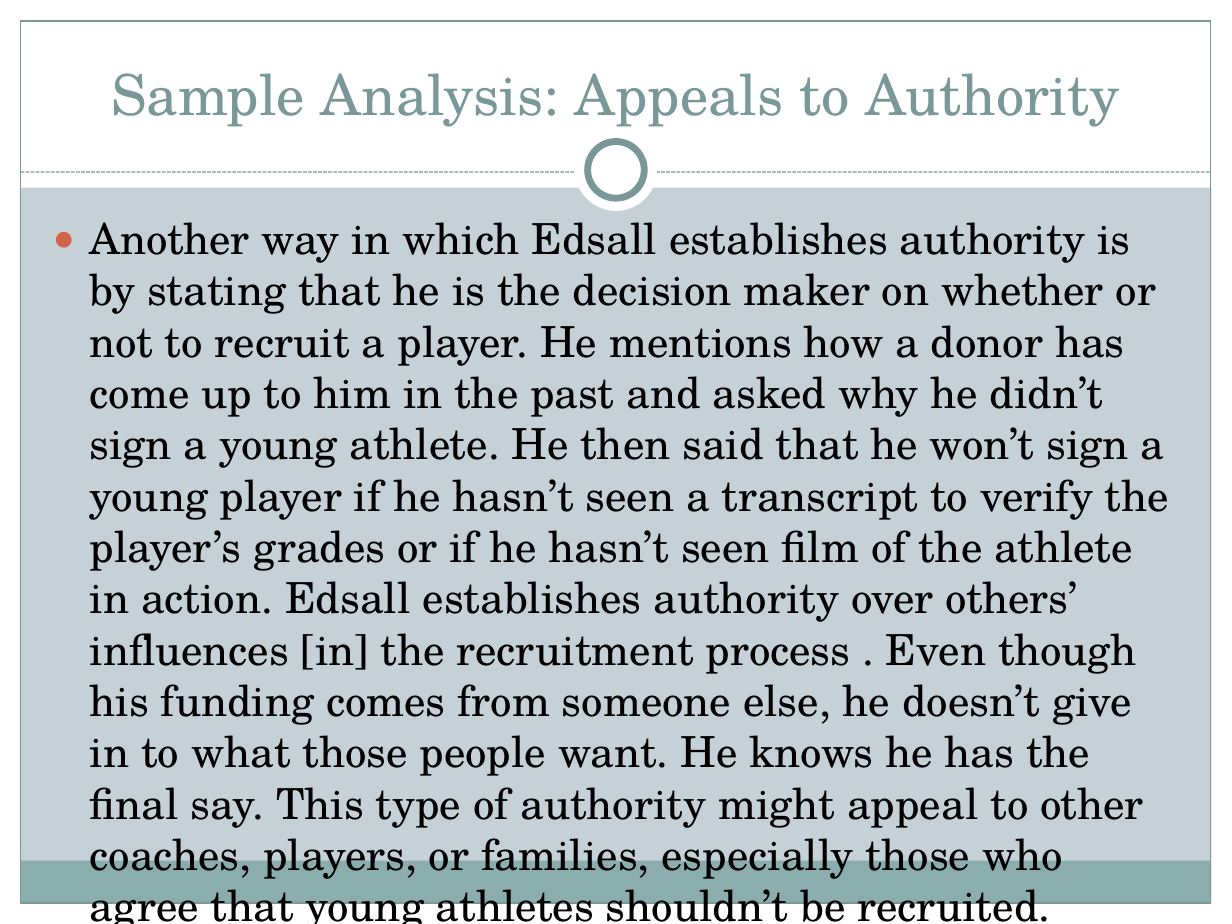
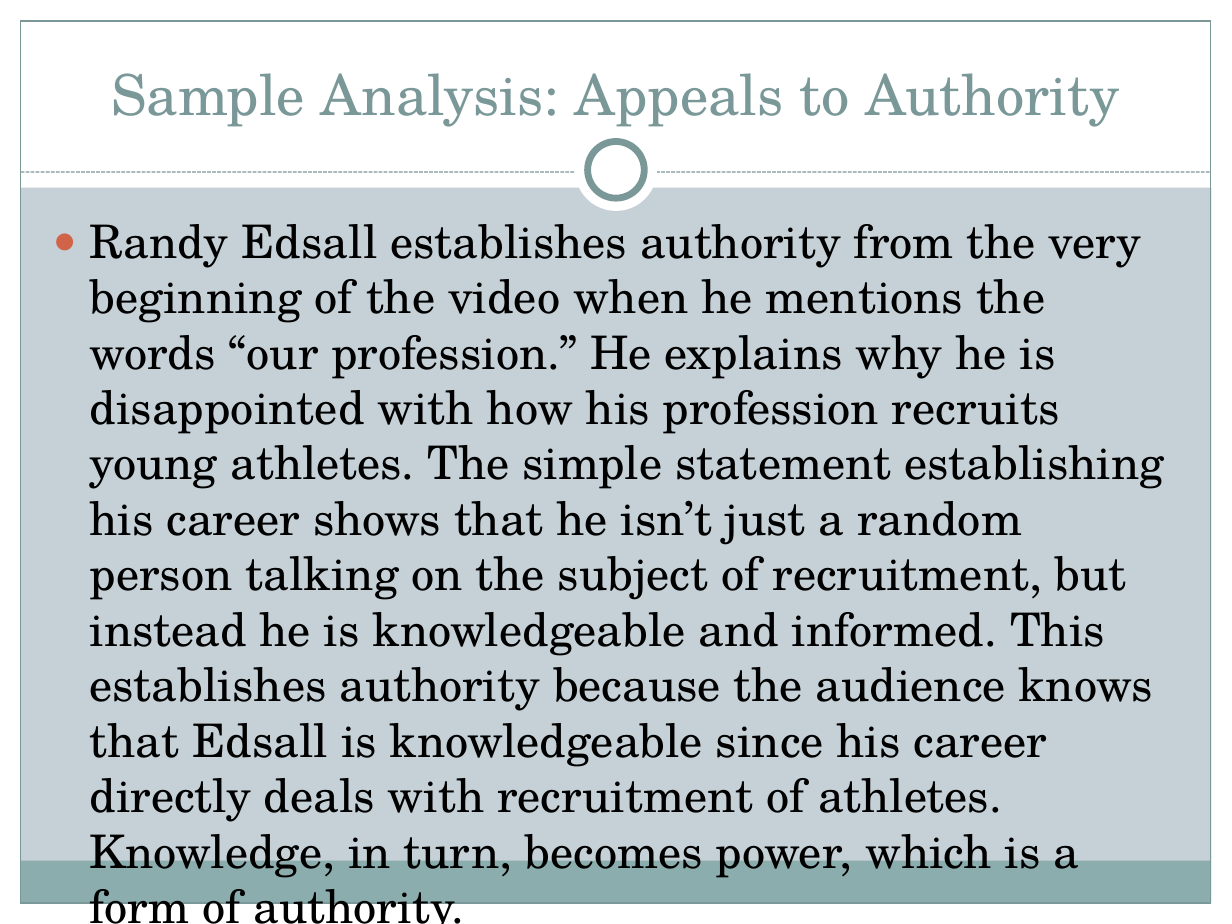
Before and after one commit to halperta/halperta.github.io, a slide deck: slide 8 of rhe306-spring2014/documents/thesisLecture.pptx. Drawn at 1232x924 pixels with LibreOffice and Linux fonts; fonts in the diff are those of the drawing. Boxes give left, top, right and bottom in pixels: in the first picture for what was removed or moved away, otherwise in the second. Text is boxed around its words. In the diff, an @@ line names an element or a change of style, - is before the commit and + after.

```diff
--- a/rhe306-spring2014/documents/thesisLecture.pptx
+++ b/rhe306-spring2014/documents/thesisLecture.pptx
@@ text at (90, 224, 1164, 924): text changed; size 25 to 27 pt @@
-● Another way in which Edsall establishes authority is by stating that he is the decision maker on whether or not to recruit a player. He mentions how a donor has come up to him in the past and asked why he didn’t sign a young athlete. He then said that he won’t sign a young player if he hasn’t seen a transcript to verify the player’s grades or if he hasn’t seen film of the athlete in action. Edsall establishes authority over others’ influences [in] the recruitment process . Even though his funding comes from someone else, he doesn’t give in to what those people want. He knows he has the final say. This type of authority might appeal to other coaches, players, or families, especially those who agree that young athletes shouldn’t be recruited.
+● Randy Edsall establishes authority from the very beginning of the video when he mentions the words “our profession.” He explains why he is disappointed with how his profession recruits young athletes. The simple statement establishing his career shows that he isn’t just a random person talking on the subject of recruitment, but instead he is knowledgeable and informed. This establishes authority because the audience knows that Edsall is knowledgeable since his career directly deals with recruitment of athletes. Knowledge, in turn, becomes power, which is a form of authority.
```
Also in this commit, not shown: 1 other slide changed, 1 slide added, 1 other file.
